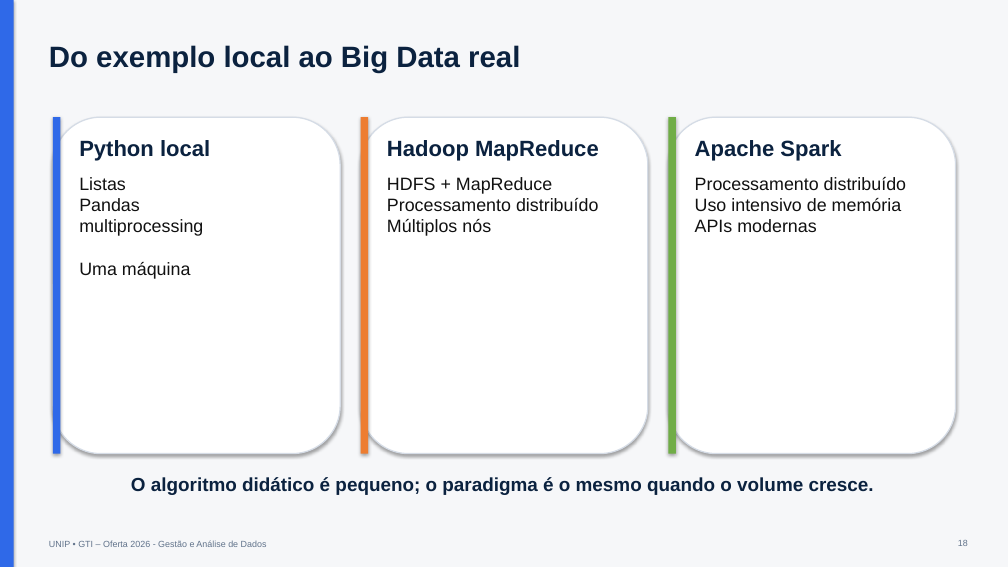
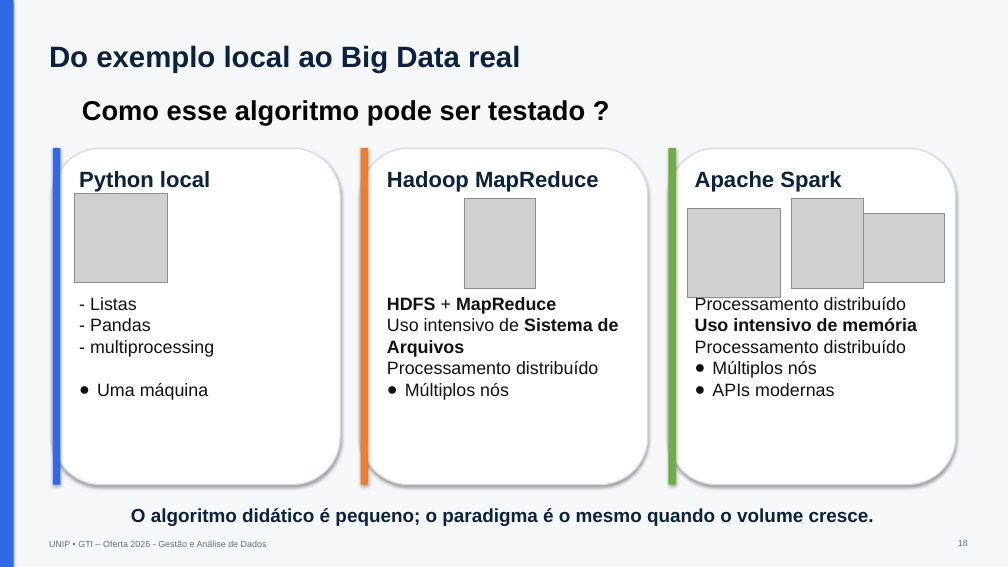
Before and after one commit to miguel7penteado/2026-2-gestao-e-analise-de-dados, a slide deck: slide 21 of slides/08-aula08/Aula 08 - BIG Data.pptx (slide 19 before the commit). Drawn at 1008x567 pixels with LibreOffice and Linux fonts; fonts in the diff are those of the drawing; grey boxes stand for pictures. Boxes give left, top, right and bottom in pixels: in the first picture for what was removed or moved away, otherwise in the second. Text is boxed around its words. In the diff, an @@ line names an element or a change of style, - is before the commit and + after.

```diff
--- a/slides/08-aula08/Aula 08 - BIG Data.pptx
+++ b/slides/08-aula08/Aula 08 - BIG Data.pptx
@@ text added at (82, 100, 585, 125), 26 pt, text #000000, bold @@
+Como esse algoritmo pode ser testado ?
@@ 4 texts, 3 rounded rectangles, 3 rectangles: place and size @@
-4 texts, 3 rounded rectangles, 3 rectangles at (53, 117, 956, 495)
+4 texts, 3 rounded rectangles, 3 rectangles at (53, 148, 956, 526)
@@ proportions changed in 3 elements at (53, 148, 340, 485), (361, 148, 648, 485), (668, 148, 956, 485) @@
@@ picture added at (74, 194, 168, 283) @@
@@ picture added at (464, 198, 536, 289) @@
@@ picture added at (687, 209, 781, 298) @@
@@ picture added at (792, 198, 864, 289) @@
@@ picture added at (864, 213, 945, 283) @@
@@ text at (90, 297, 214, 400): text changed @@
-Listas
-Pandas
-multiprocessing
-Uma máquina
+- Listas
+- Pandas
+- multiprocessing
+● Uma máquina
@@ text at (387, 297, 619, 400): text changed @@
-HDFS + MapReduce
-Processamento distribuído
-Múltiplos nós
+HDFS + MapReduce
+Uso intensivo de Sistema de Arquivos
+Processamento distribuído
+● Múltiplos nós
@@ text at (695, 296, 916, 396): text changed @@
-Processamento distribuído
-Uso intensivo de memória
-APIs modernas
+Processamento distribuído
+Uso intensivo de memória
+Processamento distribuído
+● Múltiplos nós
+● APIs modernas
```
Also in this commit, not shown: 16 other slides changed, 3 slides added.
